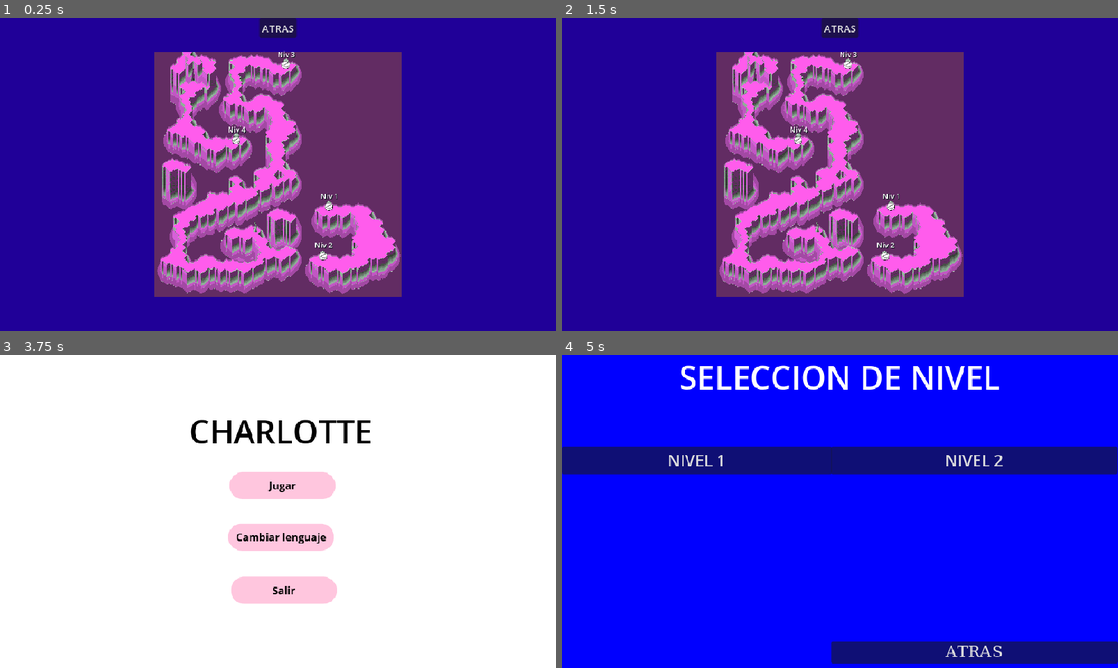
Above: before the commit, frames 1-4 (two rows, left to right).
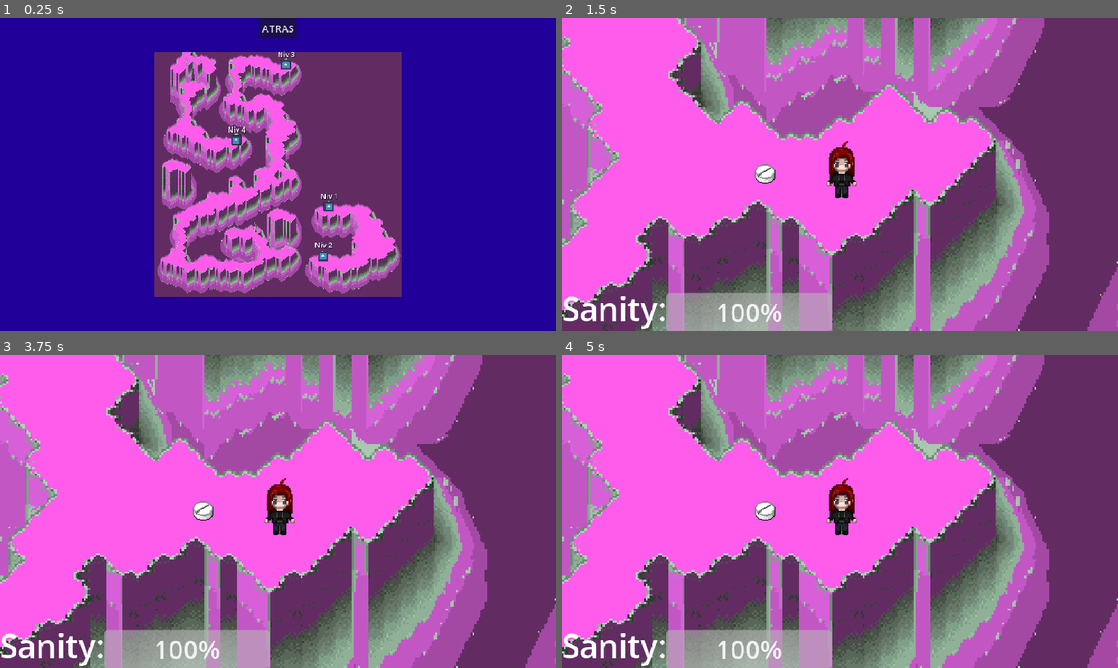
Above: after the commit, the same moments.

Repository: Tafi0405/Charlotte
Game: Godot game, scene res://mapa_mundo.tscn
Same seed, same stepped clock (60 frames per second), same inputs: the game is played once before the commit and once after it. This scene is started directly instead of the project's main scene. The engine's default icon, where the game draws it, is replaced by a stand-in: a white triangle on a blue panel in a dark square.
Inputs (mouse positions are in pixels of both pictures, inside the frame that each line leads up to):
- Up to frame 1 (0.25 s): no input
- Up to frame 2 (1.5 s): click "Niv 1" at 0.5 s; click (884, 255) at 1.25 s, where only the run before the commit has a clickable "Niv 2"
- Up to frame 3 (3.75 s): click (283, 401) at 2 s, where only the run before the commit has a clickable "Niv 3"; click (233, 477) at 2.75 s, where only the run before the commit has a clickable "Niv 4"; click (278, 364) at 3.5 s, where only the run before the commit has a clickable "ATRAS"
- Up to frame 4 (5 s): click (845, 483) at 4.27 s

The runs differ from the first frame. In frame 1, 0.2% of the frame differs, in the area x 41-60%, y 13-78%; in frame 2, 95%; in frame 3, 99%; in frame 4, 100%, in the area x 0-100%, y 0-100%.

Commit message:
mapaMundo
botones cambiados y scripting con caminos a escenas

Diff:
--- a/mapa_mundo.gd
+++ b/mapa_mundo.gd
@@ -3,10 +3,10 @@
 
 
 func _on_tb_niv_1_pressed() -> void:
-	get_tree().change_scene_to_file("")
+	get_tree().change_scene_to_file("res://Scenes/pafu.tscn")
 
 func _on_tb_niv_2_pressed() -> void:
-	get_tree().change_scene_to_file("")
+	get_tree().change_scene_to_file("res://Scenes/piso.tscn")
 
 func _on_tb_niv_3_pressed() -> void:
 	get_tree().change_scene_to_file("")
--- a/mapa_mundo.tscn
+++ b/mapa_mundo.tscn
@@ -2,7 +2,9 @@
 
 [ext_resource type="Script" uid="uid://bafii2mtf01sb" path="res://mapa_mundo.gd" id="1_w70ms"]
 [ext_resource type="Texture2D" uid="uid://c03sjgq7ttvrv" path="res://Assets/PuffLand.png" id="2_gvyvs"]
-[ext_resource type="Texture2D" uid="uid://cvwh04nlk3qnf" path="res://Assets/drug.png" id="3_yx4vv"]
+[ext_resource type="Texture2D" uid="uid://dssimdwvp8d3l" path="res://icon.svg" id="3_gvyvs"]
+
+[sub_resource type="Theme" id="Theme_yx4vv"]
 
 [sub_resource type="LabelSettings" id="LabelSettings_7me2p"]
 font_size = 11
@@ -16,6 +18,7 @@
 anchor_bottom = 1.0
 grow_horizontal = 2
 grow_vertical = 2
+theme = SubResource("Theme_yx4vv")
 script = ExtResource("1_w70ms")
 
 [node name="CenterContainer" type="CenterContainer" parent="." unique_id=704281233]
@@ -59,7 +62,7 @@
 offset_bottom = 58.0
 grow_horizontal = 2
 grow_vertical = 2
-texture_normal = ExtResource("3_yx4vv")
+texture_normal = ExtResource("3_gvyvs")
 ignore_texture_size = true
 stretch_mode = 6
 
@@ -90,7 +93,7 @@
 offset_bottom = 135.0
 grow_horizontal = 2
 grow_vertical = 2
-texture_normal = ExtResource("3_yx4vv")
+texture_normal = ExtResource("3_gvyvs")
 ignore_texture_size = true
 stretch_mode = 6
 
@@ -105,6 +108,8 @@
 offset_top = -25.0
 offset_right = 14.0
 offset_bottom = -9.0
+grow_horizontal = 2
+grow_vertical = 2
 text = "Niv 2"
 label_settings = SubResource("LabelSettings_7me2p")
 horizontal_alignment = 1
@@ -121,7 +126,7 @@
 offset_bottom = -162.0
 grow_horizontal = 2
 grow_vertical = 2
-texture_normal = ExtResource("3_yx4vv")
+texture_normal = ExtResource("3_gvyvs")
 ignore_texture_size = true
 stretch_mode = 6
 
@@ -154,7 +159,7 @@
 offset_bottom = -45.0
 grow_horizontal = 2
 grow_vertical = 2
-texture_normal = ExtResource("3_yx4vv")
+texture_normal = ExtResource("3_gvyvs")
 ignore_texture_size = true
 stretch_mode = 6
 
